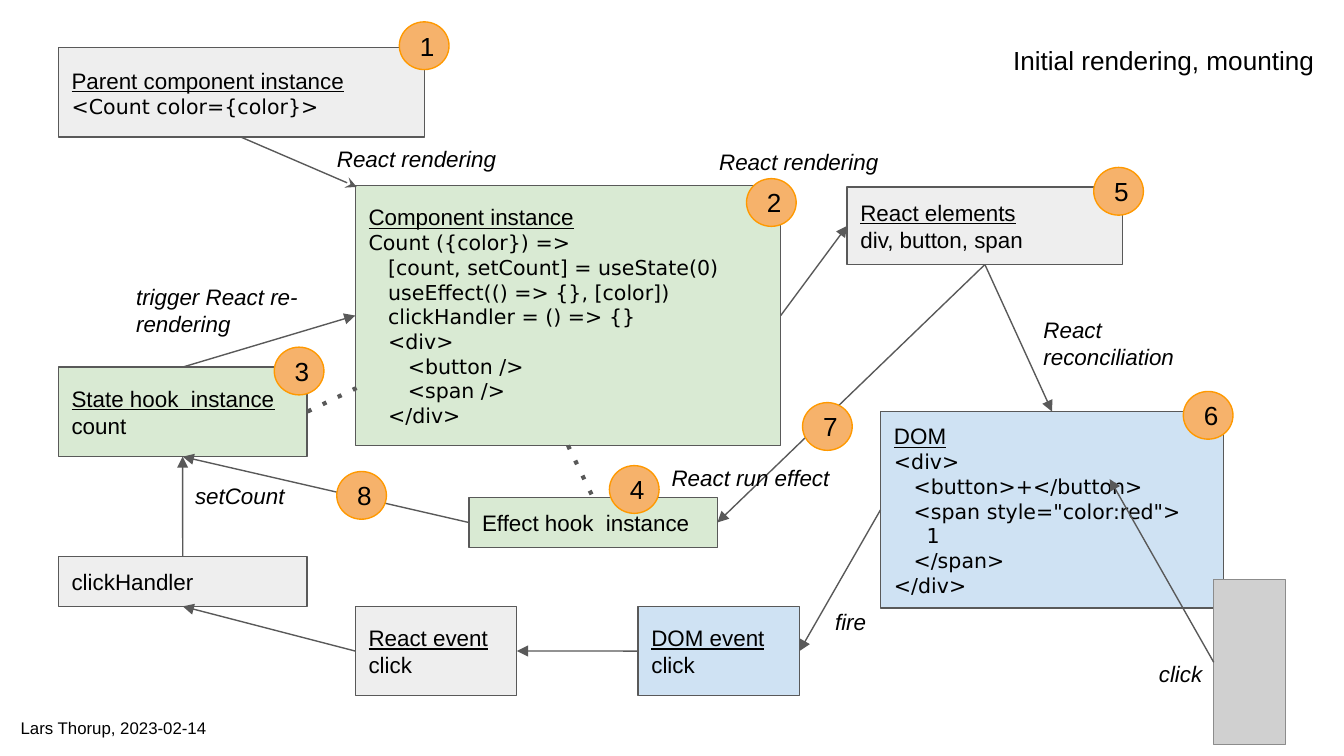
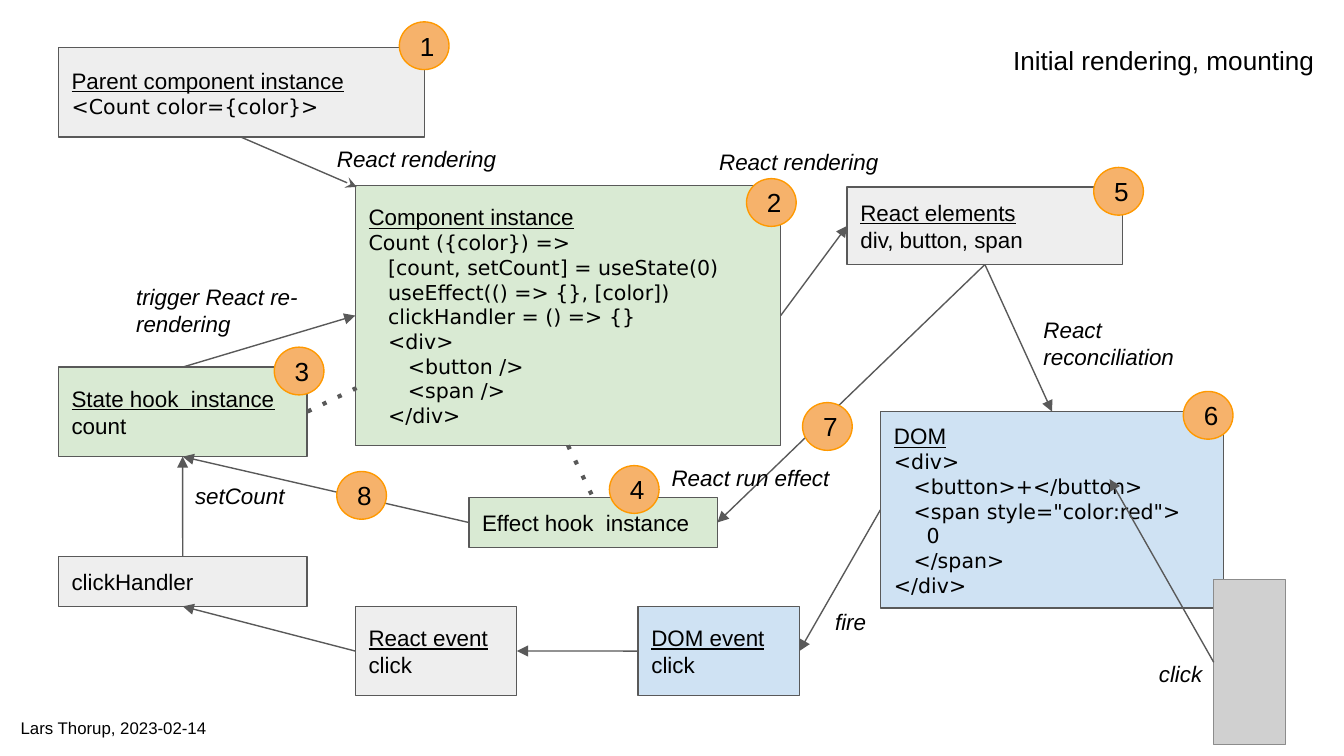
Before and after one commit to larsthorup/react-diagram, a slide deck: slide 2 of doc/react-diagram.odp. Drawn at 1344x756 pixels with LibreOffice and Linux fonts; fonts in the diff are those of the drawing; grey boxes stand for pictures. Boxes give left, top, right and bottom in pixels: in the first picture for what was removed or moved away, otherwise in the second. Text is boxed around its words. In the diff, an @@ line names an element or a change of style, - is before the commit and + after.

```diff
--- a/doc/react-diagram.odp
+++ b/doc/react-diagram.odp
@@ text in rectangle at [927, 527, 940, 544]: text changed @@
-1
+0
```
Also in this commit, not shown: 1 other slide changed, 2 other files.
